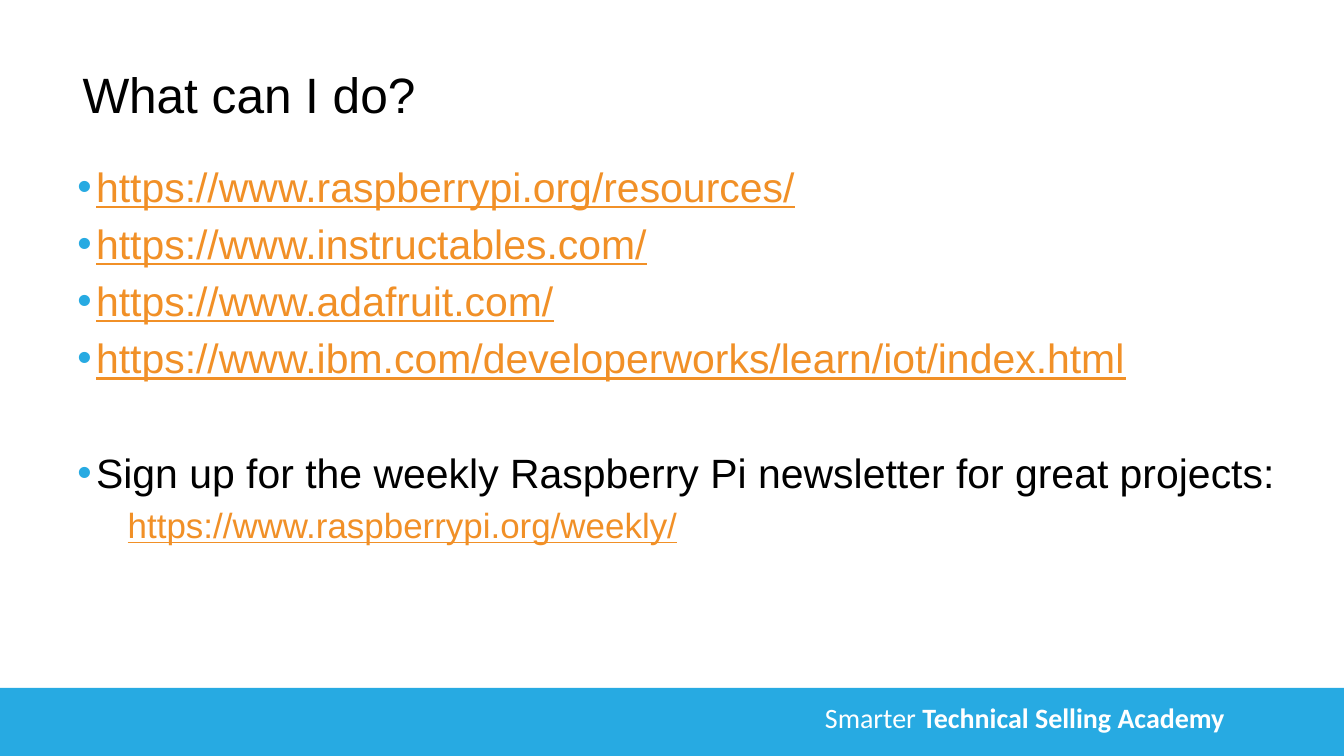
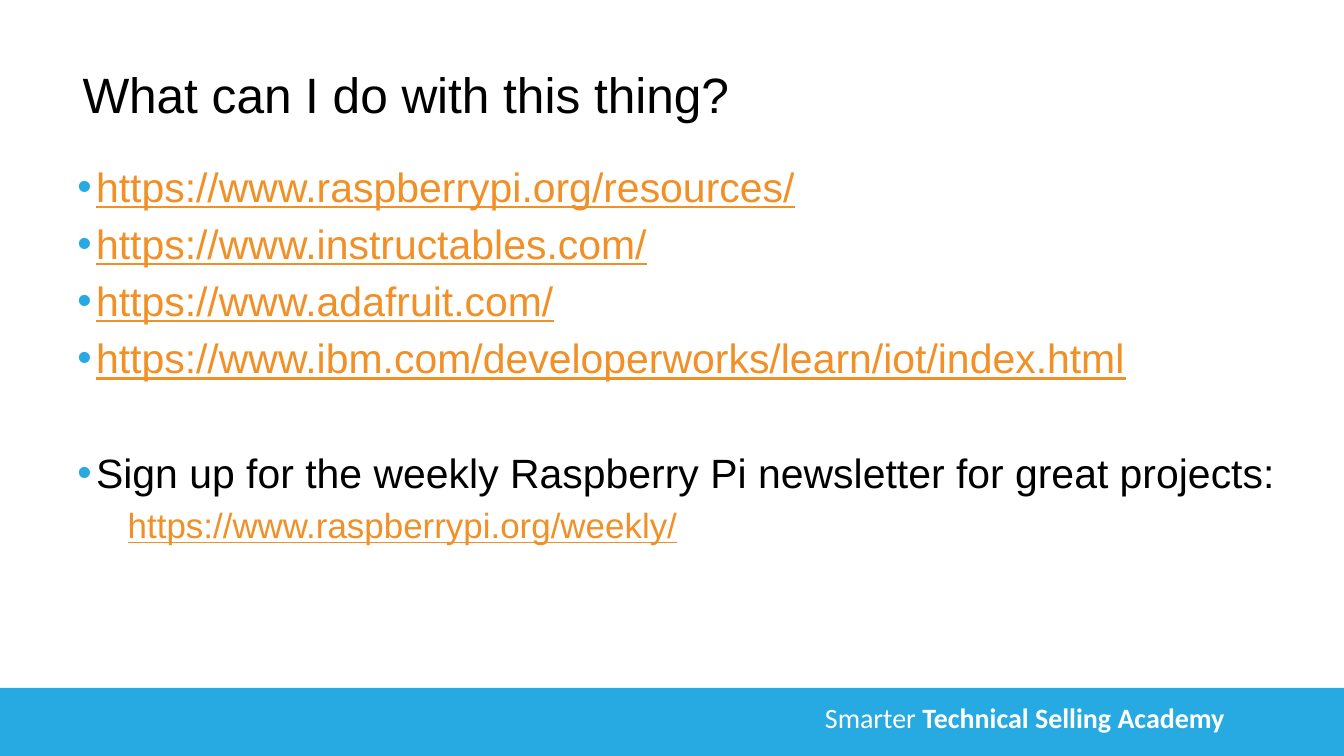
Before and after one commit to CaskAle/iot-workshop, a slide deck: slide 6 of RaspberryPi-Hints-and-Tips.pptx (slide 5 before the commit). Drawn at 1344x756 pixels with LibreOffice and Linux fonts; fonts in the diff are those of the drawing; background and template pictures are left out. Boxes give left, top, right and bottom in pixels: in the first picture for what was removed or moved away, otherwise in the second. Text is boxed around its words. In the diff, an @@ line names an element or a change of style, - is before the commit and + after.

```diff
--- a/RaspberryPi-Hints-and-Tips.pptx
+++ b/RaspberryPi-Hints-and-Tips.pptx
@@ title at (83,77,729,122): text changed @@
-What can I do?
+What can I do with this thing?
```
Also in this commit, not shown: 3 other slides changed, 1 slide added.
